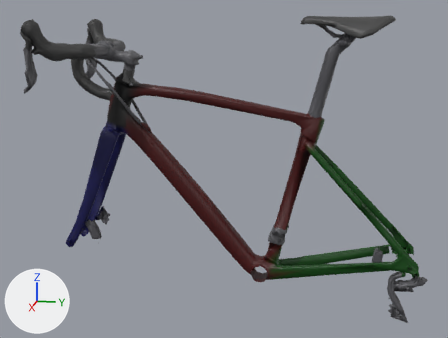
Before and after pictures for a commit that changed the glTF model apps/client/public/models/bikes/roubaix/roubaix54_lod2.glb.
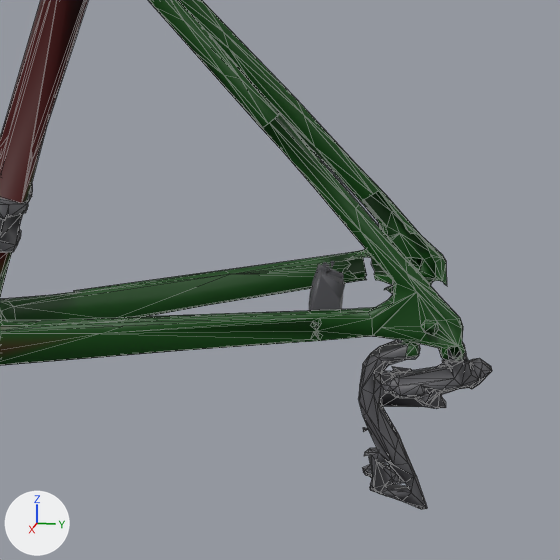
There are two pictures of each version: one whole from a 50 mm lens placed at (1.716, 0.229, 0.995), pointed at (0.008, -0.113, 0.568), one close up on the part from 62% to 100% of the width and 50% to 100% of the height. Lighting does not change. The marker at lower left points along +X, +Y and +Z. The older version's two pictures come first. The close-ups show mesh edges as thin lines. Vertices at exactly the same position are counted once.

Names of what the first close-up shows: 'etrier_arriere', 'frame'.
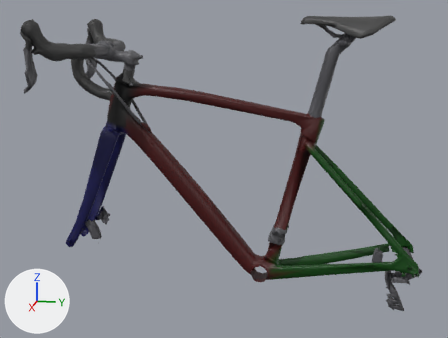
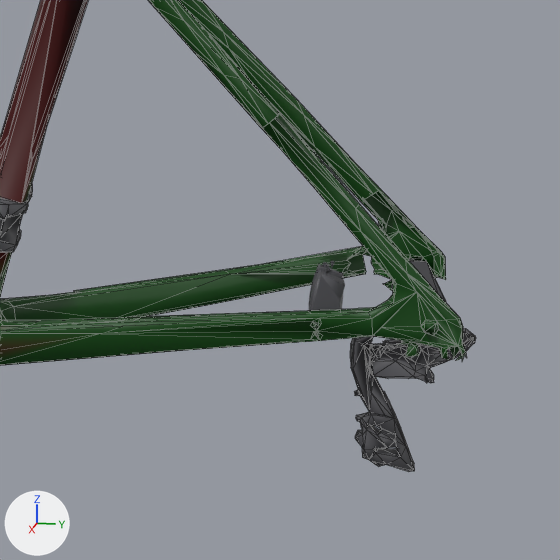
What differs and where, as boxes [x1, y1, x2, y2] in the close-ups (560 x 560 px):
'frame', reshaped: before [0, 0, 492, 509]; after [0, 0, 476, 472]
part 1 of me_frame, added: after [350, 328, 476, 472]
part 2 of me_frame, added: after [408, 259, 446, 302]
part 3 of me_frame, cut back: before [75, 191, 492, 509]; after [75, 191, 446, 317]

Patch to the scene script:
```diff
--- a/apps/client/public/models/bikes/roubaix/roubaix54_lod2.glb.py
+++ b/apps/client/public/models/bikes/roubaix/roubaix54_lod2.glb.py
@@ me_frame @@
 # used by ob_frame; location = (0.0, 0.0, 0.0)
-me_frame.from_pydata(...)  # 1755 vertices, 2997 faces; spans x -0.078..0.08, y -0.567..0.465, z 0.164..0.9
+me_frame.from_pydata(...)  # 1788 vertices, 3021 faces; spans x -0.081..0.08, y -0.567..0.465, z 0.145..0.9
+# me_frame part 1: a new loose piece of 255 vertices spanning x -0.08..-0.045, y 0.359..0.465, z 0.145..0.297, in mat_components (dark grey #59595d)
+# me_frame part 2: a new loose piece of 14 vertices spanning x -0.081..-0.075, y 0.395..0.44, z 0.293..0.335, in mat_components (dark grey #59595d)
+# me_frame part 3: 114 vertices moved from x -0.078..-0.058, y 0.355..0.438, z 0.301..0.382 to x -0.081..-0.061, y 0.355..0.438, z 0.301..0.382; 236 vertices removed from x 0.045..0.079, y 0.359..0.465, z 0.164..0.312
 me_frame.materials.append(mat_frame)
```
